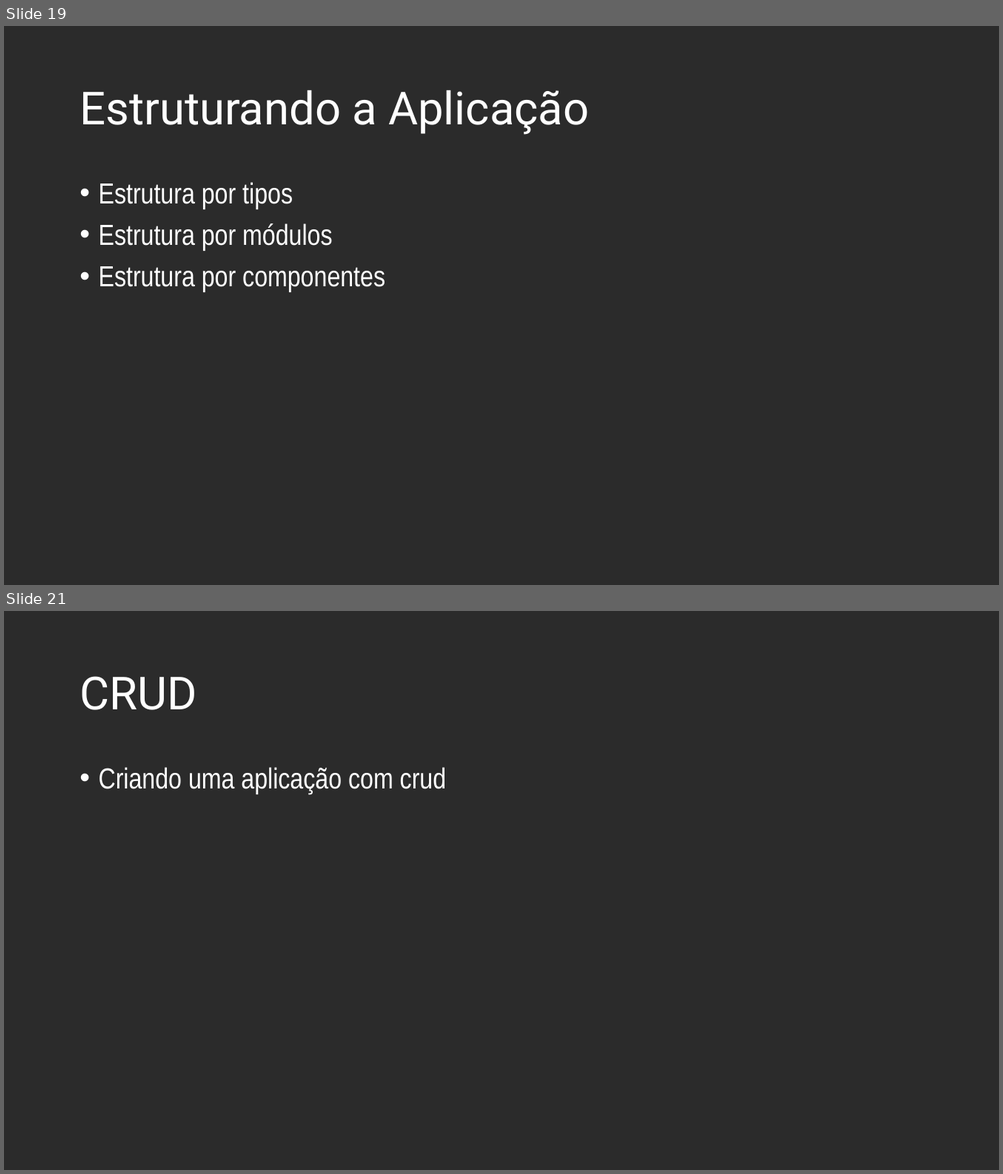
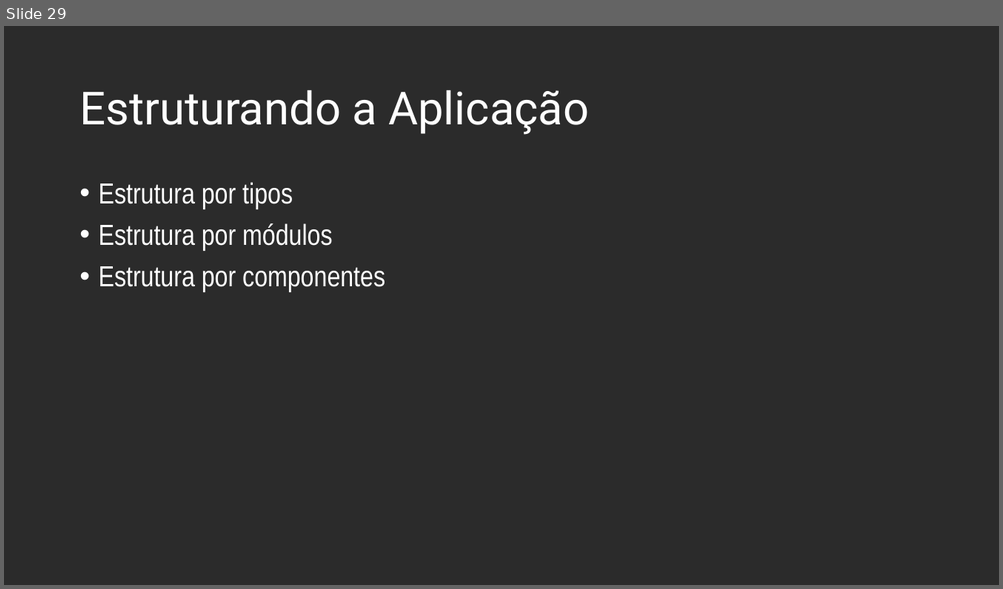
Before and after one commit to andrebaltieri/5485, a slide deck: ppts/Modulo 4/5485 - M04A01.pptx. Shown one above the other, each under a label of ours: slides 19 and 21 before the commit, slide 29 after it; the slides between them are not shown. The pictures are 1003x1174 and 1003x589 pixels, drawn with LibreOffice and Linux fonts; fonts in the diff are those of the drawing; background and template pictures are left out; a plain dark background stands for a picture behind light text. Boxes give left, top, right and bottom in pixels: in the first picture for what was removed or moved away, otherwise in the second. Text is boxed around its words. In the diff, an @@ line names an element or a change of style, - is before the commit and + after.

```diff
--- a/ppts/Modulo 4/5485 - M04A01.pptx
+++ b/ppts/Modulo 4/5485 - M04A01.pptx
@@ slide 21 removed at <box>4,611,999,1170</box>, background picture (left out) @@
@@ title removed at <box>79,676,196,710</box> @@
-CRUD
@@ text removed at <box>99,767,446,794</box> @@
-• Criando uma aplicação com crud
@@ what was slide 19 is now slide 29 @@
```
Also in this commit, not shown: 2 slides changed, 13 slides added, 1 other slide removed, 6 other files.
